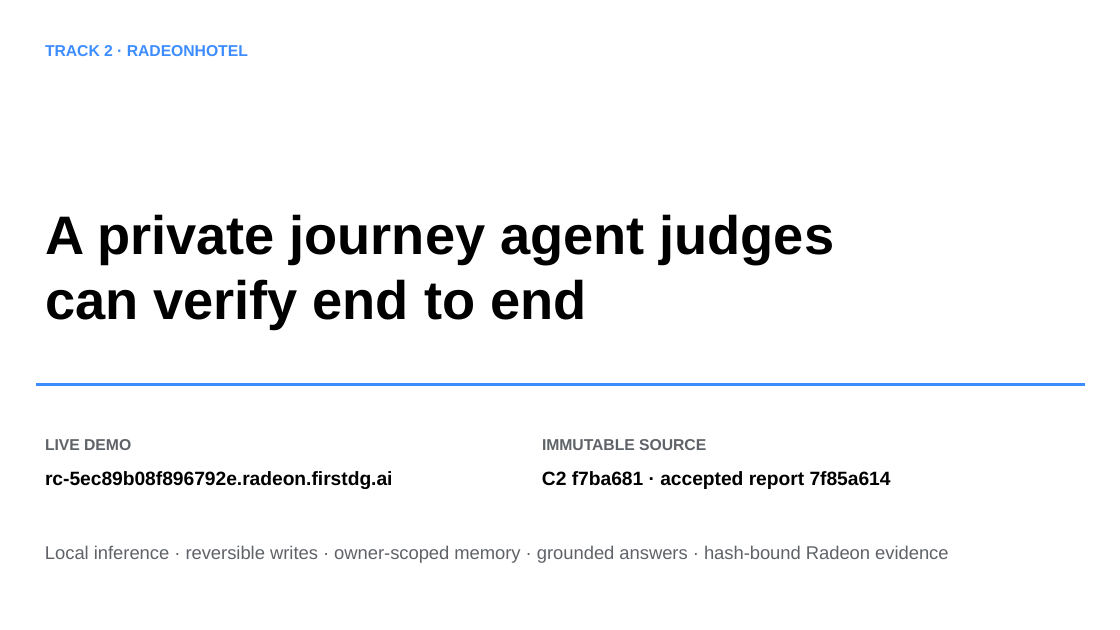
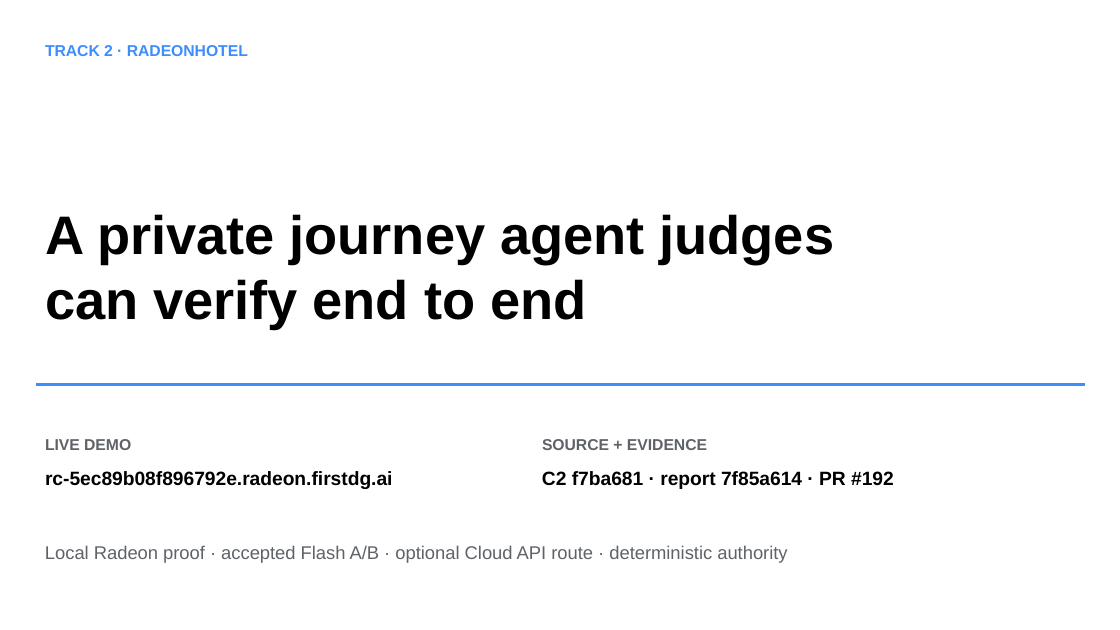
Before and after one commit to AMD-DEV-CONTEST/Radeon-hackathon-2026-07, a slide deck: slide 10 of submissions/track2-radeonstay/docs/RadeonHotel-Track2-Submission.pptx (slide 9 before the commit). Drawn at 1120x630 pixels with LibreOffice and Linux fonts; fonts in the diff are those of the drawing. Boxes give left, top, right and bottom in pixels: in the first picture for what was removed or moved away, otherwise in the second. Text is boxed around its words. In the diff, an @@ line names an element or a change of style, - is before the commit and + after.

Commit message:
docs(track2): add Radeon Cloud bonus path to submission deck

```diff
--- a/submissions/track2-radeonstay/docs/RadeonHotel-Track2-Submission.pptx
+++ b/submissions/track2-radeonstay/docs/RadeonHotel-Track2-Submission.pptx
@@ text at box(542, 439, 707, 450): text changed @@
-IMMUTABLE SOURCE
+SOURCE + EVIDENCE
@@ text at box(542, 471, 894, 489): text changed @@
-C2 f7ba681 · accepted report 7f85a614
+C2 f7ba681 · report 7f85a614 · PR #192
@@ text at box(45, 545, 787, 563): text changed @@
-Local inference · reversible writes · owner-scoped memory · grounded answers · hash-bound Radeon evidence
+Local Radeon proof · accepted Flash A/B · optional Cloud API route · deterministic authority
```
Also in this commit, not shown: 1 other slide changed, 1 slide added, 2 other files.
